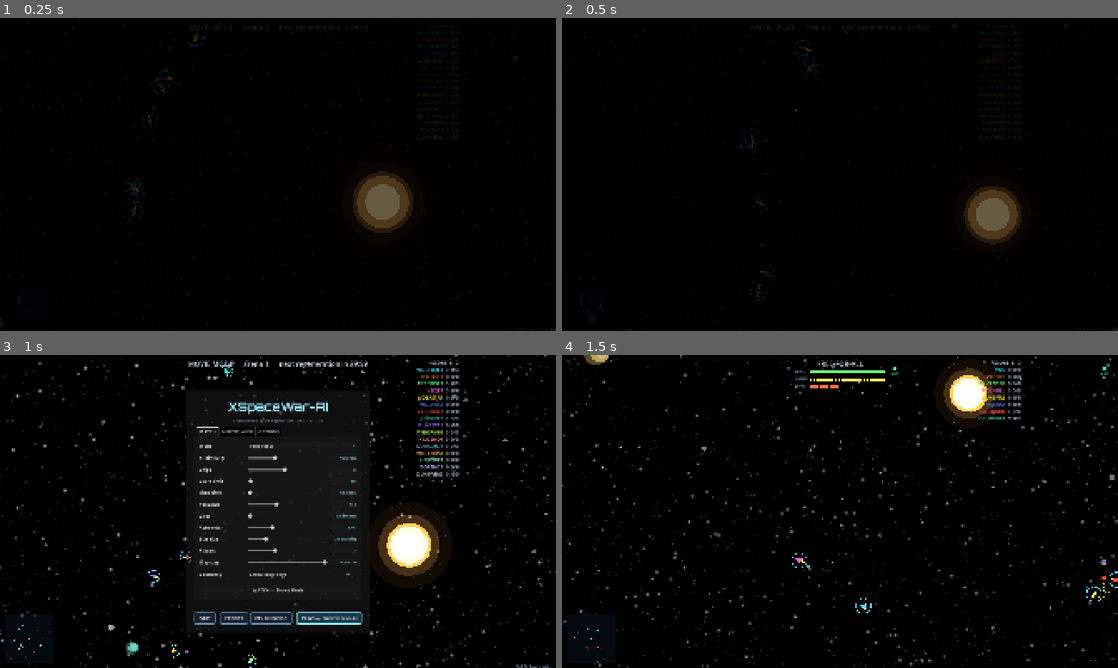
Above: before the commit, frames 1-4 (two rows, left to right).
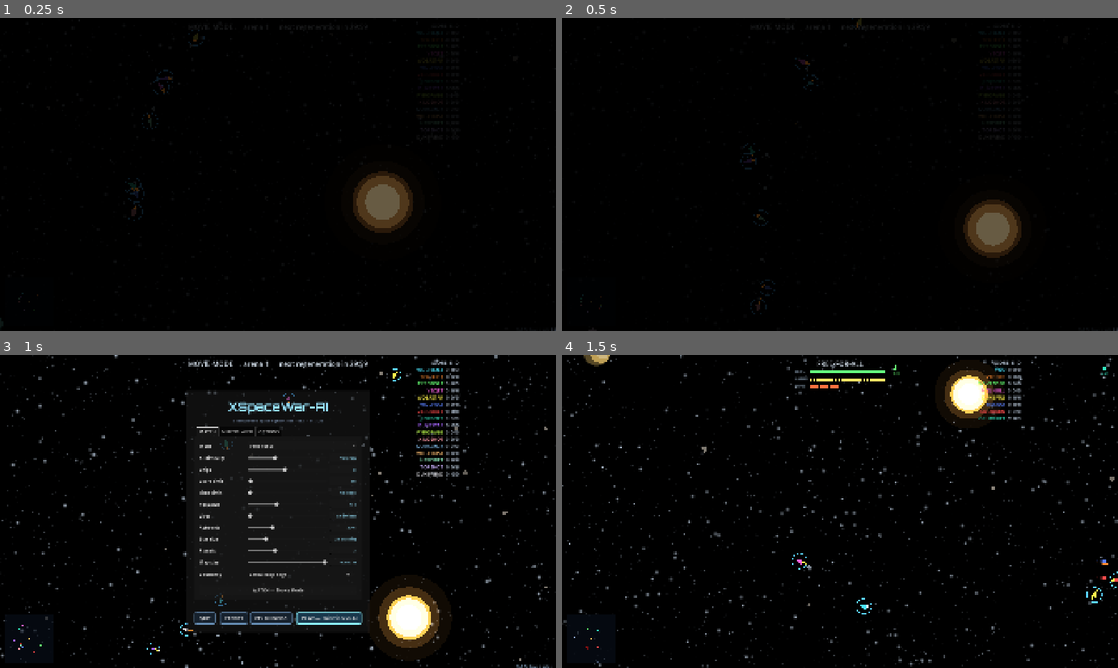
Above: after the commit, the same moments.

Repository: CryptoJones/XSpaceWar-AI
Game: Godot game, scene res://src/ui/main.tscn
The game is run twice, just before and just after one commit, with the same random seed, the same clock (stepped at 60 frames per second) and the same inputs.
Inputs (mouse positions are in pixels of both pictures, inside the frame that each line leads up to):
- Up to frame 1 (0.25 s): no input
- Up to frame 2 (0.5 s): no input
- Up to frame 3 (1 s): tap Enter at 0.5 s; move the mouse to (400, 495) at 0.52 s; hold D from 0.53 s (still down); tap Tab at 0.6 s; click (400, 495) at 0.67 s; tap Space at 0.77 s; tap N at 0.8 s
- Up to frame 4 (1.5 s): release D at 1.25 s; click "PLAY — Skirmish vs AI" at 1.25 s

Frame 1 is identical in both runs. In frame 2, 2.0% of the frame differs, in the area x 19-83%, y 0-95%; in frame 3, 7.0%, in the area x 0-100%, y 0-100%; in frame 4, 0.3%.

Commit message:
v1.7.26: review batch 4b — swept collisions, durable events, camera, rebind
- sim_world: _segment_hits_circle swept tests for torpedo-vs-body,
  torpedo-vs-ship (relative displacement), ship-vs-body; wrap teleports
  guard back to point tests — slingshot-speed tunneling is dead (tested:
  an 8000 u/s torpedo connects through a 133u/tick step)
- events accumulate with "tk" tick stamps (no more clear-per-step):
  world_view/hud/net_host consume each exactly once via last-seen-tick
  guards (thrust flames exempt — continuous by design), client-side
  synthesized events stamped, 512/256 cap bounds consumer-less worlds;
  fixes kill-feed loss on multi-tick frames AND fast-replay fx loss
- movie director sets clamp_to for both duel and lone-survivor shots
- rebind flow refuses keys bound to other actions and reserved keys
  (TAB/N/F3) with status messages; saves on successful rebind
- 2 new sim checks (swept connect, multi-step event survival); 85 sim

Co-Authored-By: Claude Fable 5 <noreply@anthropic.com>

Diff:
--- a/project.godot
+++ b/project.godot
@@ -6,7 +6,7 @@
 [application]
 
 config/name="XSpaceWar-AI"
-config/version="1.7.25"
+config/version="1.7.26"
 config/description="A modern, AI-driven networked space-fighter — a 2026 reimagining of the classic networked Spacewar! / xspacewar. Apache 2.0."
 run/main_scene="res://src/ui/main.tscn"
 config/features=PackedStringArray("4.6", "Forward Plus")
--- a/src/net/net_client.gd
+++ b/src/net/net_client.gd
@@ -97,12 +97,12 @@
 			continue
 		var s := world.ship_by_id(sid)
 		if s != null and s.alive:
-			world.events.append({"type": "thrust", "ship": sid, "pos": s.pos})
+			world.events.append({"tk": world.tick, "type": "thrust", "ship": sid, "pos": s.pos})
 
 	# Predict our own ship now; everyone else dead-reckons.
 	if own != null and own.alive:
 		if bool(inp.get("t", false)) and own.fuel > 0.0:
-			world.events.append({"type": "thrust", "ship": own.id, "pos": own.pos})
+			world.events.append({"tk": world.tick, "type": "thrust", "ship": own.id, "pos": own.pos})
 		world.step_ship_kinematics(own, float(inp.get("u", 0.0)), bool(inp.get("t", false)), dt)
 
 	_extrapolate(world, dt, own)
--- a/src/net/net_host.gd
+++ b/src/net/net_host.gd
@@ -23,6 +23,7 @@
 var reclaim_names := false
 var _names_hash := 0          ## last broadcast roster-names hash
 var _failure_handled := false ## transport-death cleanup ran
+var _ev_tick := -1            ## last world tick whose events were forwarded
 var server_name := "XSpaceWar"
 
 var _t = null                 ## duck-typed host transport (direct or relay)
@@ -46,6 +47,7 @@
 		return
 	_inputs.clear()
 	_acked.clear()
+	_ev_tick = -1
 	for peer in _peers.keys():
 		if int(_peers[peer]) < 0:
 			# Spectators just need the new arena recipe.
@@ -123,8 +125,11 @@
 	session.update(dt)
 
 	for ev in session.world.events:
+		if int(ev.get("tk", -1)) <= _ev_tick:
+			continue  # events accumulate now; forward each exactly once
 		if String(ev.get("type", "")) in NetProtocol.FORWARDED_EVENTS:
 			_event_accum.append(ev)
+	_ev_tick = session.world.tick
 
 	_snap_accum += dt
 	if _snap_accum >= SNAPSHOT_INTERVAL:
--- a/src/render/world_view.gd
+++ b/src/render/world_view.gd
@@ -77,6 +77,7 @@
 var _focus_b := -1
 var _focus_timer := 0.0
 var _killcam_id := -1               ## while dead: ride along with your killer
+var _seen_ev_tick := -1             ## events are consumed once (they accumulate)
 
 # Render interpolation: the sim steps at a fixed 60Hz; drawing raw sim
 # positions makes motion visibly hop on >60Hz displays. We keep last tick's
@@ -209,6 +210,11 @@
 		_match_over_seen = false
 
 	for ev in session.world.events:
+		# Continuous-state events (thrust flames) are re-emitted every frame
+		# by design; one-shots are consumed exactly once via tick stamps.
+		if String(ev.get("type", "")) != "thrust" \
+				and int(ev.get("tk", -1)) <= _seen_ev_tick:
+			continue
 		_audio.play_event(ev)
 		match ev.get("type", ""):
 			"thrust":
@@ -236,6 +242,7 @@
 					_killcam_id = int(ev["killer"])
 	_audio.update(dt, session.world)
 	_step_popups(dt)
+	_seen_ev_tick = session.world.tick
 
 	_update_camera(dt)
 	if _bg_mat != null:
@@ -252,6 +259,7 @@
 	_focus_b = -1
 	_focus_timer = 0.0
 	_killcam_id = -1
+	_seen_ev_tick = -1
 	if _audio != null:
 		_audio.reset()
 	# Re-seed the starfield per-arena so every match's sky is distinct, and
@@ -412,9 +420,11 @@
 			target_pos = (fa.pos + fb.pos) * 0.5
 			var span := (fa.pos - fb.pos).abs() + Vector2(750, 750)
 			target_zoom = clampf(minf(vp.x / span.x, vp.y / span.y), 0.5, 1.15)
+			clamp_to = fa.pos  # the primary duelist never leaves the screen
 		elif fa != null:
 			target_pos = fa.pos
 			target_zoom = 0.9
+			clamp_to = fa.pos  # lone survivor: hyperspace/slingshot can't lose them
 		else:
 			var primary := world.primary_body()
 			target_pos = primary.pos if primary != null else Vector2.ZERO
--- a/src/sim/sim_world.gd
+++ b/src/sim/sim_world.gd
@@ -150,7 +150,10 @@
 func step(dt: float = -1.0) -> void:
 	if dt < 0.0:
 		dt = config.fixed_dt
-	events.clear()
+	# Events ACCUMULATE (tick-stamped) instead of clearing per step: when a
+	# driver runs several steps per consumer pass (fast replay, sub-60fps
+	# frames) nothing is lost. Consumers track the last tick they processed;
+	# the cap below bounds memory for consumer-less worlds (dedicated).
 
 	_advance_bodies(dt)
 
@@ -161,12 +164,15 @@
 	_step_torpedoes(dt)
 	_step_mines(dt)
 	_step_pickups(dt)
-	_resolve_collisions()
+	_resolve_collisions(dt)
 
 	if config.wrap_edges:
 		_wrap_positions()
 	elif config.lethal_edges:
 		_enforce_lethal_edges()
+
+	if events.size() > 512:
+		events = events.slice(events.size() - 256)
 
 	time += dt
 	tick += 1
@@ -219,7 +225,7 @@
 	if s.in_thrust and s.fuel > 0.0:
 		s.vel += s.facing() * config.thrust_accel * dt
 		s.fuel = maxf(0.0, s.fuel - config.thrust_fuel_per_sec * dt)
-		events.append({"type": "thrust", "ship": s.id, "pos": s.pos})
+		events.append({"tk": tick, "type": "thrust", "ship": s.id, "pos": s.pos})
 	else:
 		s.fuel = minf(config.max_fuel, s.fuel + config.fuel_regen_per_sec * dt)
 
@@ -250,7 +256,7 @@
 	torpedoes.append(t)
 	s.ammo -= 1
 	s.fire_cooldown = config.fire_cooldown
-	events.append({"type": "fire", "ship": s.id, "pos": t.pos})
+	events.append({"tk": tick, "type": "fire", "ship": s.id, "pos": t.pos})
 
 func _drop_mine(s: SimShip) -> void:
 	var m := SimMine.new()
@@ -264,12 +270,12 @@
 	mines.append(m)
 	s.mines -= 1
 	s.mine_cooldown = config.mine_drop_cooldown
-	events.append({"type": "mine", "ship": s.id, "pos": m.pos})
+	events.append({"tk": tick, "type": "mine", "ship": s.id, "pos": m.pos})
 
 func _hyperspace(s: SimShip) -> void:
 	s.hyperspace_uses += 1
 	s.hyperspace_cooldown = config.hyperspace_cooldown
-	events.append({"type": "hyperspace", "ship": s.id, "pos": s.pos})
+	events.append({"tk": tick, "type": "hyperspace", "ship": s.id, "pos": s.pos})
 	var risk := config.hyperspace_base_risk + config.hyperspace_risk_per_use * float(s.hyperspace_uses - 1)
 	if rng.randf() < risk:
 		_destroy_ship(s, -1, "hyperspace")
@@ -321,7 +327,7 @@
 func _break_rock(rock: SimBody) -> void:
 	bodies.erase(rock)
 	removed_body_ids.append(rock.id)
-	events.append({"type": "rock_break", "pos": rock.pos})
+	events.append({"tk": tick, "type": "rock_break", "pos": rock.pos})
 	if rng.randf() < config.pickup_chance:
 		var p := SimPickup.new()
 		p.id = alloc_id()
@@ -367,7 +373,7 @@
 			s.ammo = mini(config.max_ammo, s.ammo + config.pickup_ammo_amount)
 		SimPickup.Kind.MINES:
 			s.mines = mini(config.max_mines, s.mines + config.pickup_mines_amount)
-	events.append({"type": "pickup", "ship": s.id, "kind": p.kind, "pos": p.pos})
+	events.append({"tk": tick, "type": "pickup", "ship": s.id, "kind": p.kind, "pos": p.pos})
 
 func _step_mines(dt: float) -> void:
 	var survivors: Array[SimMine] = []
@@ -423,17 +429,30 @@
 # Collisions
 # --------------------------------------------------------------------------
 
-func _resolve_collisions() -> void:
+## True if the swept path p0->p1 passes within r of c. Degenerates to a
+## point test for tiny displacement; callers must teleport-guard wraps.
+static func _segment_hits_circle(p0: Vector2, p1: Vector2, c: Vector2, r: float) -> bool:
+	var d := p1 - p0
+	var len_sq := d.length_squared()
+	if len_sq < 0.000001:
+		return p0.distance_to(c) <= r
+	var t := clampf((c - p0).dot(d) / len_sq, 0.0, 1.0)
+	return (p0 + d * t).distance_to(c) <= r
+
+func _resolve_collisions(dt: float) -> void:
 	# Torpedoes vs bodies. Stars/planets simply eat torpedoes; ASTEROIDS are
 	# destructible — the rock shatters and sometimes drops its cargo.
 	var torp_survivors: Array[SimTorpedo] = []
 	var broken_rocks: Array[SimBody] = []
 	for t in torpedoes:
 		var hit_body := false
+		var t_prev := t.pos - t.vel * dt
+		if t_prev.distance_to(t.pos) > config.arena_size * 0.4:
+			t_prev = t.pos  # wrapped this step: sweep would span the map
 		for b in bodies:
 			if not b.lethal:
 				continue
-			if t.pos.distance_to(b.pos) <= b.radius + t.radius:
+			if _segment_hits_circle(t_prev, t.pos, b.pos, b.radius + t.radius):
 				hit_body = true
 				if b.kind == SimBody.Kind.ASTEROID and not broken_rocks.has(b):
 					broken_rocks.append(b)
@@ -455,7 +474,11 @@
 				continue
 			if s.id != t.owner_id and s.team == t.team and s.team != -1 and not config.friendly_fire:
 				continue
-			if t.pos.distance_to(s.pos) <= s.radius + t.radius:
+			var rel_prev := (t.pos - t.vel * dt) - (s.pos - s.vel * dt)
+			var rel_now := t.pos - s.pos
+			if rel_prev.distance_to(rel_now) > config.arena_size * 0.4:
+				rel_prev = rel_now  # wrap teleport: fall back to a point test
+			if _segment_hits_circle(rel_prev, rel_now, Vector2.ZERO, s.radius + t.radius):
 				var killer := -1 if s.id == t.owner_id else t.owner_id
 				_destroy_ship(s, killer, "torpedo")
 				consumed = true
@@ -470,10 +493,13 @@
 	for s in ships:
 		if not s.alive or s.spawn_grace > 0.0:
 			continue
+		var s_prev := s.pos - s.vel * dt
+		if s_prev.distance_to(s.pos) > config.arena_size * 0.4:
+			s_prev = s.pos  # wrapped this step
 		for b in bodies:
 			if not b.lethal:
 				continue
-			if s.pos.distance_to(b.pos) <= b.radius + s.radius:
+			if _segment_hits_circle(s_prev, s.pos, b.pos, b.radius + s.radius):
 				_destroy_ship(s, -1, "body")
 				break
 
@@ -532,7 +558,7 @@
 	mines = survivors
 
 func _explode_mine(m: SimMine) -> void:
-	events.append({"type": "mine_explode", "pos": m.pos})
+	events.append({"tk": tick, "type": "mine_explode", "pos": m.pos})
 	for s in ships:
 		if not s.alive or s.spawn_grace > 0.0:
 			continue
@@ -563,13 +589,13 @@
 	s.alive = false
 	s.deaths += 1
 	s.respawn_timer = config.respawn_time
-	events.append({"type": "explosion", "ship": s.id, "pos": s.pos, "vel": s.vel, "cause": cause})
+	events.append({"tk": tick, "type": "explosion", "ship": s.id, "pos": s.pos, "vel": s.vel, "cause": cause})
 	if killer_id >= 0 and killer_id != s.id:
 		var killer := ship_by_id(killer_id)
 		if killer != null:
 			killer.kills += 1
 			killer.score += 1
-			events.append({"type": "kill", "killer": killer_id, "victim": s.id})
+			events.append({"tk": tick, "type": "kill", "killer": killer_id, "victim": s.id})
 	elif cause == "torpedo" or cause == "hyperspace" or cause == "mine":
 		s.score -= 1  # suicide / self-destruct penalty
 
@@ -589,7 +615,7 @@
 		if wrapped != s.pos:
 			s.pos = wrapped
 			s.vel = (s.vel * WRAP_BOOST).limit_length(WRAP_SPEED_CAP)
-			events.append({"type": "wrap", "ship": s.id, "pos": s.pos})
+			events.append({"tk": tick, "type": "wrap", "ship": s.id, "pos": s.pos})
 
 ## Lethal-edge mode: the border is a wall of death. Ships crossing it are
 ## destroyed (environmental, no score penalty — like flying into a rock);
--- a/src/ui/hud.gd
+++ b/src/ui/hud.gd
@@ -240,10 +240,14 @@
 	return n if n != "" else "BOT-%d" % id
 
 func _update_feed(dt: float) -> void:
-	# Consume each sim step's events exactly once (idle vs physics rates differ).
+	# Consume each event exactly once: events accumulate with tick stamps,
+	# so multi-step frames (fast replay, sub-60fps) lose nothing.
 	if session.world.tick != _seen_tick:
+		var last_seen := _seen_tick
 		_seen_tick = session.world.tick
 		for ev in session.world.events:
+			if int(ev.get("tk", -1)) <= last_seen:
+				continue
 			match String(ev.get("type", "")):
 				"kill":
 					_push_feed("%s  ▸☠  %s" % [_ship_bb(int(ev["killer"])), _ship_bb(int(ev["victim"]))])
--- a/src/ui/main.gd
+++ b/src/ui/main.gd
@@ -844,11 +844,28 @@
 	if _keys_panel != null and _keys_panel.visible:
 		if key_pressed:
 			if _awaiting_rebind != "":
-				if event.physical_keycode != KEY_ESCAPE:
-					view.key_binds[_awaiting_rebind] = event.physical_keycode
-				_awaiting_rebind = ""
-				_keys_status.text = ""
-				_refresh_keybind_labels()
+				var k: int = event.physical_keycode
+				if k == KEY_ESCAPE:
+					_awaiting_rebind = ""
+					_keys_status.text = ""
+				elif k in [KEY_F3, KEY_TAB, KEY_N]:
+					_keys_status.text = "That key is reserved (camera/debug) — pick another."
+				else:
+					# Refuse a key already bound to a different action: silent
+					# double-binding permanently coupled weapons before.
+					var clash := ""
+					for action in view.key_binds:
+						if action != _awaiting_rebind and int(view.key_binds[action]) == k:
+							clash = String(action)
+							break
+					if clash != "":
+						_keys_status.text = "Already bound to '%s' — pick another (ESC cancels)." % clash
+					else:
+						view.key_binds[_awaiting_rebind] = k
+						_awaiting_rebind = ""
+						_keys_status.text = ""
+						_refresh_keybind_labels()
+						_save_settings()
 			elif event.physical_keycode == KEY_ESCAPE:
 				_close_keys_panel()
 		return
--- a/tests/run_tests.gd
+++ b/tests/run_tests.gd
@@ -25,6 +25,7 @@
 	_test_giant_star_spawns()
 	_test_map_size()
 	_test_lives()
+	_test_swept_and_events()
 	_test_review_gameplay_fixes()
 	_test_eternal_torpedoes()
 	_test_solo_practice()
@@ -323,6 +324,46 @@
 	_check("torps: fly forever until they hit something (no fuse)",
 		w.torpedoes.size() == 1, "left=%d" % w.torpedoes.size())
 
+func _test_swept_and_events() -> void:
+	# Swept collision: a slingshot-speed torpedo cannot tunnel a ship.
+	var cfg := SimConfig.from_seed(11)
+	cfg.wrap_edges = false
+	var w := SimWorld.new(cfg)
+	var victim := w.add_ship()
+	var shooter := w.add_ship()
+	victim.pos = Vector2(8000, 0)
+	victim.vel = Vector2.ZERO
+	victim.spawn_grace = 0.0
+	shooter.pos = Vector2(12000, 4000)  # parked far away, irrelevant
+	var t := SimTorpedo.new()
+	t.id = 9001
+	t.owner_id = shooter.id
+	t.team = -1
+	t.radius = cfg.torpedo_radius
+	t.pos = Vector2(8000.0 - 120.0, 0.0)  # 120u out, moving 8000 u/s
+	t.vel = Vector2(8000, 0)              # crosses 133u this tick: pure tunnel before
+	t.age = 1.0
+	w.torpedoes.append(t)
+	w.step(1.0 / 60.0)
+	_check("swept: slingshot torpedo connects instead of tunneling",
+		not victim.alive)
+
+	# Event accumulation: nothing is lost across multi-step batches.
+	var w2 := SimWorld.new(SimConfig.from_seed(12))
+	var s2 := w2.add_ship()
+	s2.pos = Vector2(5000, 0)
+	s2.in_fire = true
+	w2.step(1.0 / 60.0)   # fire event at tick 0
+	s2.in_fire = false
+	w2.step(1.0 / 60.0)   # second step would previously WIPE it
+	var fire_evs := 0
+	for ev in w2.events:
+		if String(ev.get("type", "")) == "fire":
+			fire_evs += 1
+	_check("events: survive multi-step batches with tick stamps",
+		fire_evs == 1 and int(w2.events[0].get("tk", -1)) >= 0,
+		"fire_evs=%d size=%d" % [fire_evs, w2.events.size()])
+
 func _test_review_gameplay_fixes() -> void:
 	# Team mutual annihilation ends the match (score decides).
 	var s := GameSession.new()
Not shown, changed: CHANGELOG.md
